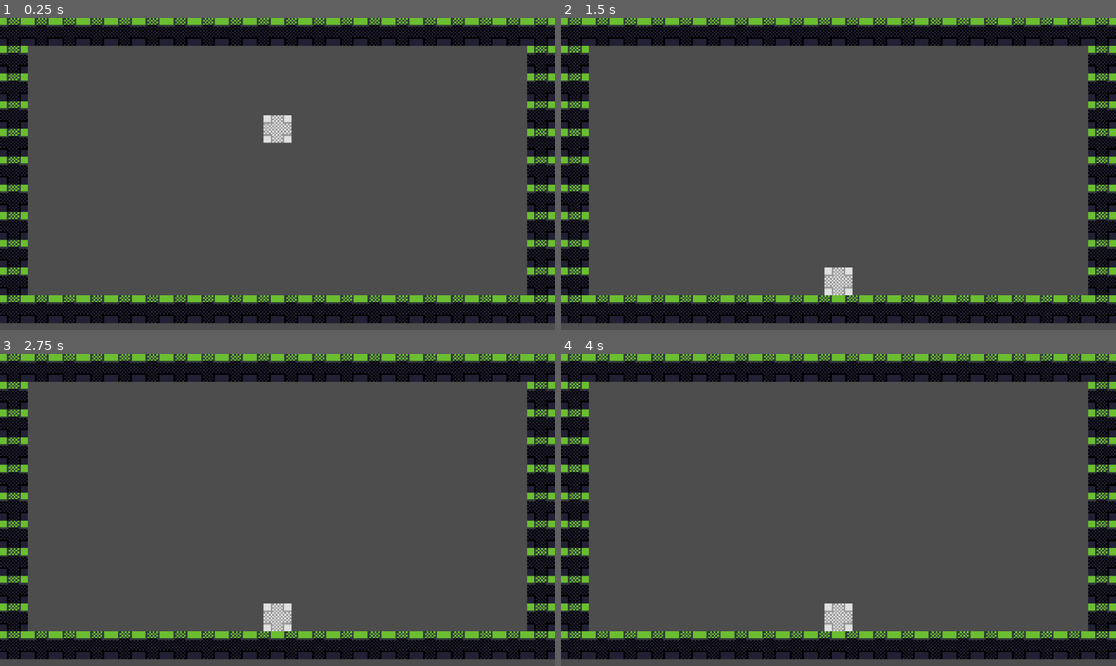
Above: before the commit, frames 1-4 (two rows, left to right).
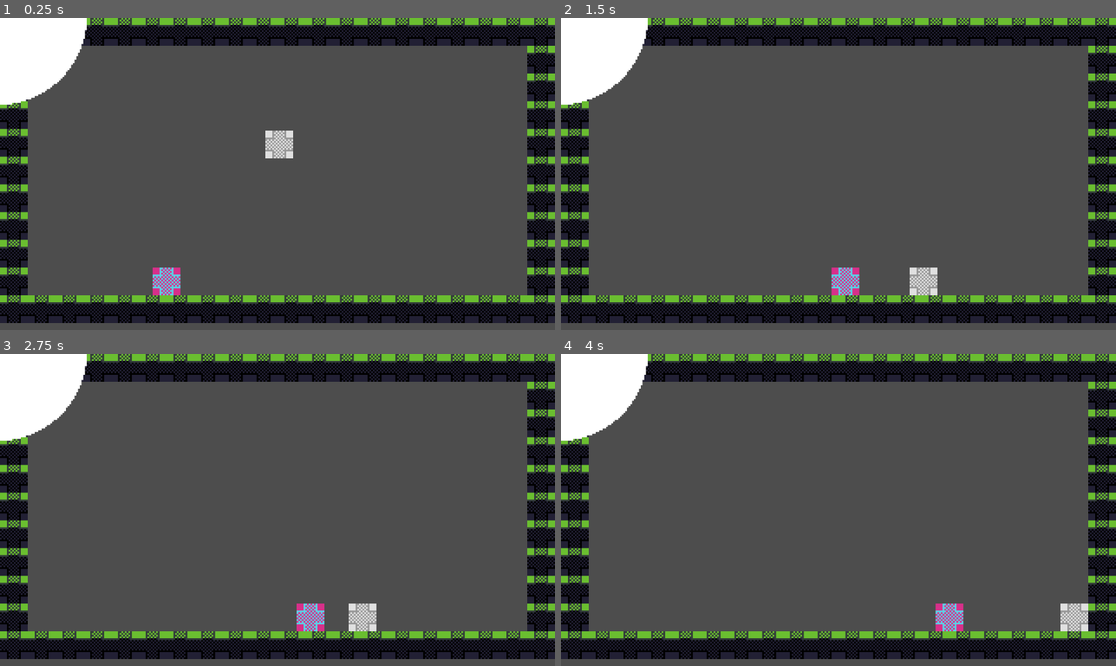
Above: after the commit, the same moments.

Repository: rtyh12/pixel-platformer
Game: Godot game, scene res://main.tscn
Two runs of this game, one before a commit and one after it. Both use one fixed random seed, a clock stepped at 60 frames per second and the inputs below.
Inputs:
- Up to frame 1 (0.25 s): no input
- Up to frame 2 (1.5 s): tap Enter at 0.5 s; hold Right (ui_right) 0.53-1.28 s; hold Left (ui_left) from 1.28 s (still down)
- Up to frame 3 (2.75 s): release Left (ui_left) at 2.03 s; hold Right (ui_right) from 2.03 s (still down)
- Up to frame 4 (4 s): release Right (ui_right) at 3.53 s; hold Left (ui_left) from 3.53 s (still down)

The runs differ from the first frame. In frame 1, 5.5% of the frame differs, in the area x 0-100%, y 0-96%; in frame 2, 5.4%; in frame 3, 5.8%; in frame 4, 5.8%.

Commit message:
Full screen, hair stuff i guess

Diff:
--- a/main.tscn
+++ b/main.tscn
@@ -12,7 +12,7 @@
 grow_horizontal = 2
 grow_vertical = 2
 
-[node name="ColorRect" type="ColorRect" parent="."]
+[node name="BlackBackground" type="ColorRect" parent="."]
 layout_mode = 1
 anchors_preset = 15
 anchor_right = 1.0
@@ -21,8 +21,10 @@
 grow_vertical = 2
 color = Color(0, 0, 0, 1)
 
-[node name="SubViewportContainer" type="SubViewportContainer" parent="."]
-layout_mode = 1
+[node name="WindowController" type="Node" parent="."]
+script = ExtResource("3_4dahj")
+
+[node name="GameSubViewportContainer" type="SubViewportContainer" parent="WindowController"]
 anchors_preset = 8
 anchor_left = 0.5
 anchor_top = 0.5
@@ -36,11 +38,8 @@
 grow_vertical = 2
 script = ExtResource("1_uwukn")
 
-[node name="SubViewport" type="SubViewport" parent="SubViewportContainer"]
+[node name="SubViewport" type="SubViewport" parent="WindowController/GameSubViewportContainer"]
 handle_input_locally = false
 size = Vector2i(320, 180)
 render_target_update_mode = 4
 script = ExtResource("2_v5j1a")
-
-[node name="WindowController" type="Node" parent="."]
-script = ExtResource("3_4dahj")
--- a/project.godot
+++ b/project.godot
@@ -14,8 +14,44 @@
 run/main_scene="res://main.tscn"
 config/features=PackedStringArray("4.1", "Forward Plus")
 
+[autoload]
+
+GameSettings="*res://scripts/game_settings.gd"
+
 [input]
 
+ui_left={
+"deadzone": 0.5,
+"events": [Object(InputEventKey,"resource_local_to_scene":false,"resource_name":"","device":0,"window_id":0,"alt_pressed":false,"shift_pressed":false,"ctrl_pressed":false,"meta_pressed":false,"pressed":false,"keycode":4194319,"physical_keycode":0,"key_label":0,"unicode":0,"echo":false,"script":null)
+, Object(InputEventJoypadButton,"resource_local_to_scene":false,"resource_name":"","device":0,"button_index":13,"pressure":0.0,"pressed":false,"script":null)
+, Object(InputEventJoypadMotion,"resource_local_to_scene":false,"resource_name":"","device":0,"axis":0,"axis_value":-1.0,"script":null)
+, Object(InputEventKey,"resource_local_to_scene":false,"resource_name":"","device":-1,"window_id":0,"alt_pressed":false,"shift_pressed":false,"ctrl_pressed":false,"meta_pressed":false,"pressed":false,"keycode":0,"physical_keycode":65,"key_label":0,"unicode":97,"echo":false,"script":null)
+]
+}
+ui_right={
+"deadzone": 0.5,
+"events": [Object(InputEventKey,"resource_local_to_scene":false,"resource_name":"","device":0,"window_id":0,"alt_pressed":false,"shift_pressed":false,"ctrl_pressed":false,"meta_pressed":false,"pressed":false,"keycode":4194321,"physical_keycode":0,"key_label":0,"unicode":0,"echo":false,"script":null)
+, Object(InputEventJoypadButton,"resource_local_to_scene":false,"resource_name":"","device":0,"button_index":14,"pressure":0.0,"pressed":false,"script":null)
+, Object(InputEventJoypadMotion,"resource_local_to_scene":false,"resource_name":"","device":0,"axis":0,"axis_value":1.0,"script":null)
+, Object(InputEventKey,"resource_local_to_scene":false,"resource_name":"","device":-1,"window_id":0,"alt_pressed":false,"shift_pressed":false,"ctrl_pressed":false,"meta_pressed":false,"pressed":false,"keycode":0,"physical_keycode":68,"key_label":0,"unicode":100,"echo":false,"script":null)
+]
+}
+ui_up={
+"deadzone": 0.5,
+"events": [Object(InputEventKey,"resource_local_to_scene":false,"resource_name":"","device":0,"window_id":0,"alt_pressed":false,"shift_pressed":false,"ctrl_pressed":false,"meta_pressed":false,"pressed":false,"keycode":4194320,"physical_keycode":0,"key_label":0,"unicode":0,"echo":false,"script":null)
+, Object(InputEventJoypadButton,"resource_local_to_scene":false,"resource_name":"","device":0,"button_index":11,"pressure":0.0,"pressed":false,"script":null)
+, Object(InputEventJoypadMotion,"resource_local_to_scene":false,"resource_name":"","device":0,"axis":1,"axis_value":-1.0,"script":null)
+, Object(InputEventKey,"resource_local_to_scene":false,"resource_name":"","device":-1,"window_id":0,"alt_pressed":false,"shift_pressed":false,"ctrl_pressed":false,"meta_pressed":false,"pressed":false,"keycode":0,"physical_keycode":87,"key_label":0,"unicode":119,"echo":false,"script":null)
+]
+}
+ui_down={
+"deadzone": 0.5,
+"events": [Object(InputEventKey,"resource_local_to_scene":false,"resource_name":"","device":0,"window_id":0,"alt_pressed":false,"shift_pressed":false,"ctrl_pressed":false,"meta_pressed":false,"pressed":false,"keycode":4194322,"physical_keycode":0,"key_label":0,"unicode":0,"echo":false,"script":null)
+, Object(InputEventJoypadButton,"resource_local_to_scene":false,"resource_name":"","device":0,"button_index":12,"pressure":0.0,"pressed":false,"script":null)
+, Object(InputEventJoypadMotion,"resource_local_to_scene":false,"resource_name":"","device":0,"axis":1,"axis_value":1.0,"script":null)
+, Object(InputEventKey,"resource_local_to_scene":false,"resource_name":"","device":-1,"window_id":0,"alt_pressed":false,"shift_pressed":false,"ctrl_pressed":false,"meta_pressed":false,"pressed":false,"keycode":0,"physical_keycode":83,"key_label":0,"unicode":115,"echo":false,"script":null)
+]
+}
 full_screen={
 "deadzone": 0.5,
 "events": [Object(InputEventKey,"resource_local_to_scene":false,"resource_name":"","device":-1,"window_id":0,"alt_press …(181 unchanged characters)…
--- a/scenes/levels/level1.tscn
+++ b/scenes/levels/level1.tscn
@@ -1,10 +1,13 @@
-[gd_scene load_steps=5 format=3 uid="uid://ehoo8k687eur"]
+[gd_scene load_steps=8 format=3 uid="uid://ehoo8k687eur"]
 
 [ext_resource type="TileSet" uid="uid://cn817023t57j3" path="res://tiles/new_tile_set.tres" id="1_ycfgg"]
-[ext_resource type="Texture2D" uid="uid://dlkf8ebhp7wfx" path="res://textures/box-placeholder.png" id="2_uiuiw"]
+[ext_resource type="PackedScene" uid="uid://d32kwv355d4e4" path="res://scenes/objects/box.tscn" id="2_fifab"]
+[ext_resource type="Texture2D" uid="uid://tyc4g5f4s17h" path="res://textures/player-placeholder.png" id="3_dh265"]
 [ext_resource type="Script" path="res://scripts/SnapSprite.gd" id="3_qcxtl"]
+[ext_resource type="Script" path="res://scripts/PlayerController.gd" id="5_7ar0q"]
+[ext_resource type="Script" path="res://scripts/HairController.gd" id="6_l0ra3"]
 
-[sub_resource type="RectangleShape2D" id="RectangleShape2D_2vd6x"]
+[sub_resource type="RectangleShape2D" id="RectangleShape2D_4j8lr"]
 size = Vector2(16, 16)
 
 [node name="level1" type="Node2D"]
@@ -15,16 +18,26 @@
 format = 2
 layer_0/tile_data = PackedInt32Array(0, 0, 0, 3, 0, 0, 2, 0, 0, 1, 0, 0, 131071, 0, 0, 196607, 0, 0, 262143, 0, 0, 3276 …(641 unchanged characters)…
 
-[node name="Node2D" type="Node2D" parent="."]
+[node name="Box" parent="." instance=ExtResource("2_fifab")]
+position = Vector2(145, 47)
 
-[node name="Sprite2D" type="Sprite2D" parent="Node2D"]
-position = Vector2(144, 38)
-texture = ExtResource("2_uiuiw")
+[node name="Player" type="Node2D" parent="."]
+position = Vector2(80, 152)
+
+[node name="Sprite2D" type="Sprite2D" parent="Player" node_paths=PackedStringArray("target_manual")]
+texture = ExtResource("3_dh265")
 script = ExtResource("3_qcxtl")
+target_manual = NodePath("../AnimatableBody2D")
 
-[node name="RigidBody2D" type="RigidBody2D" parent="Node2D"]
-position = Vector2(144, 38)
-can_sleep = false
+[node name="AnimatableBody2D" type="AnimatableBody2D" parent="Player"]
 
-[node name="CollisionShape2D" type="CollisionShape2D" parent="Node2D/RigidBody2D"]
-shape = SubResource("RectangleShape2D_2vd6x")
+[node name="CollisionShape2D" type="CollisionShape2D" parent="Player/AnimatableBody2D"]
+shape = SubResource("RectangleShape2D_4j8lr")
+
+[node name="HairController" type="Node" parent="Player/AnimatableBody2D"]
+script = ExtResource("6_l0ra3")
+
+[node name="PlayerController" type="Node" parent="Player" node_paths=PackedStringArray("physics_body")]
+script = ExtResource("5_7ar0q")
+physics_body = NodePath("../AnimatableBody2D")
+speed = 1.0
--- /dev/null
+++ b/scenes/objects/box.tscn
@@ -0,0 +1,19 @@
+[gd_scene load_steps=4 format=3 uid="uid://d32kwv355d4e4"]
+
+[ext_resource type="Texture2D" uid="uid://dlkf8ebhp7wfx" path="res://textures/box-placeholder.png" id="1_wgorw"]
+[ext_resource type="Script" path="res://scripts/SnapSprite.gd" id="2_pyfkp"]
+
+[sub_resource type="RectangleShape2D" id="RectangleShape2D_2vd6x"]
+size = Vector2(16, 16)
+
+[node name="Box" type="Node2D"]
+
+[node name="Sprite2D" type="Sprite2D" parent="."]
+texture = ExtResource("1_wgorw")
+script = ExtResource("2_pyfkp")
+
+[node name="RigidBody2D" type="RigidBody2D" parent="."]
+can_sleep = false
+
+[node name="CollisionShape2D" type="CollisionShape2D" parent="RigidBody2D"]
+shape = SubResource("RectangleShape2D_2vd6x")
--- a/scripts/FillScreen.gd
+++ b/scripts/FillScreen.gd
@@ -1,19 +1,37 @@
 extends SubViewportContainer
 
 
+@onready var windowController: Node = get_node("/root/main/WindowController")
 var game_resolution = Vector2i(320, 180)
+var scale_int: int = 3
 
+func _scale_window():
+	scale = Vector2i(scale_int, scale_int)
+	get_window().size = scale_int * game_resolution
 
 func _ready():
 	pivot_offset = 0.5 * game_resolution
+	_scale_window()
 
-	get_tree().root.connect("size_changed", _on_viewport_size_changed)
-	_on_viewport_size_changed()
 
-func _on_viewport_size_changed():
+	windowController.full_screen_toggled.connect(rescale_to_window_size)
+#	get_tree().root.connect(full_screen_toggled, rescale_to_window_size)
+
+func rescale_to_window_size():
 	var window_size = DisplayServer.window_get_size()
-	var scale_dim = min(
-		float(window_size.x) / game_resolution.x,
-		float(window_size.y) / game_resolution.y,
-	)
-	scale = Vector2(scale_dim, scale_dim)
+	var window_size_float = Vector2(window_size)
+	scale_int = round(min(
+		window_size_float.x / game_resolution.x,
+		window_size_float.y / game_resolution.y,
+	))
+	scale = Vector2i(scale_int, scale_int)
+
+func _input(event):
+	if event is InputEventKey:
+		if event.pressed and event.keycode == KEY_EQUAL:
+			scale_int += 1
+			_scale_window()
+		if event.pressed and event.keycode == KEY_MINUS:
+			scale_int -= 1
+			scale_int = max(1, scale_int)
+			_scale_window()
--- /dev/null
+++ b/scripts/HairController.gd
@@ -0,0 +1,12 @@
+extends Node
+
+
+func _ready():
+	var sprite = Sprite2D.new()
+	sprite.texture = load("res://textures/100px diameter circle.png")
+	add_child(sprite)
+
+
+# Called every frame. 'delta' is the elapsed time since the previous frame.
+#func _process(delta):
+#	pass
--- /dev/null
+++ b/scripts/PlayerController.gd
@@ -0,0 +1,11 @@
+extends Node
+
+
+@export var physics_body: Node2D
+@export var speed: float
+
+func _physics_process(delta):
+	if Input.is_action_pressed("ui_right"):
+		physics_body.position.x += speed
+	if Input.is_action_pressed("ui_left"):
+		physics_body.position.x -= speed
--- a/scripts/SnapSprite.gd
+++ b/scripts/SnapSprite.gd
@@ -1,21 +1,26 @@
 extends Sprite2D
 
 
-var rb: RigidBody2D
+@export var target_manual: Node2D
+var target: Node2D
 var target_offset: Vector2i
 
-var rb_position_last_frame: Vector2
-var rb_position_this_frame: Vector2
+var target_position_last_frame: Vector2
+var target_position_this_frame: Vector2
 
 func _ready():
-	rb = get_node("../RigidBody2D")
-	target_offset = position - rb.position
+	if target_manual == null:
+		target = get_node("../RigidBody2D")
+		target_offset = position - target.position
+	else:
+		target = target_manual
 
 func _physics_process(delta):
-	rb_position_last_frame = rb_position_this_frame
-	rb_position_this_frame = rb.position
+	target_position_last_frame = target_position_this_frame
+	target_position_this_frame = target.position
 
 func _process(delta):
 	var pif = Engine.get_physics_interpolation_fraction()
-	var interp = (1 - pif) * rb_position_last_frame + pif * rb.position
+	var interp = (1 - pif) * target_position_last_frame + \
+		pif * target.position
 	position = Vector2i(interp.round()) + target_offset
--- a/scripts/WindowController.gd
+++ b/scripts/WindowController.gd
@@ -1,4 +1,6 @@
 extends Node
+
+signal full_screen_toggled
 
 
 func toggle_fullscreen():
@@ -6,6 +8,7 @@
 		get_window().mode = Window.MODE_WINDOWED
 	else:
 		get_window().mode = Window.MODE_FULLSCREEN
+	emit_signal("full_screen_toggled")
 
 func _input(event):
 	if event.is_action_pressed("full_screen"):
--- /dev/null
+++ b/scripts/game_settings.gd
@@ -0,0 +1,19 @@
+extends Node
+
+
+var settings: ConfigFile
+
+func create_default_settings():
+	settings = ConfigFile.new()
+
+func load_from_file():
+	var new_settings = ConfigFile.new()
+	var err = new_settings.load("user://settings.ini")
+	if err != OK:
+		create_default_settings()
+	settings = new_settings
+
+	var player_name = settings.get_value("section1", "prop1")
+
+func _ready():
+	load_from_file()
Binary file added: textures/100px diameter circle.png
Not shown, added: textures/100px diameter circle.png.import
